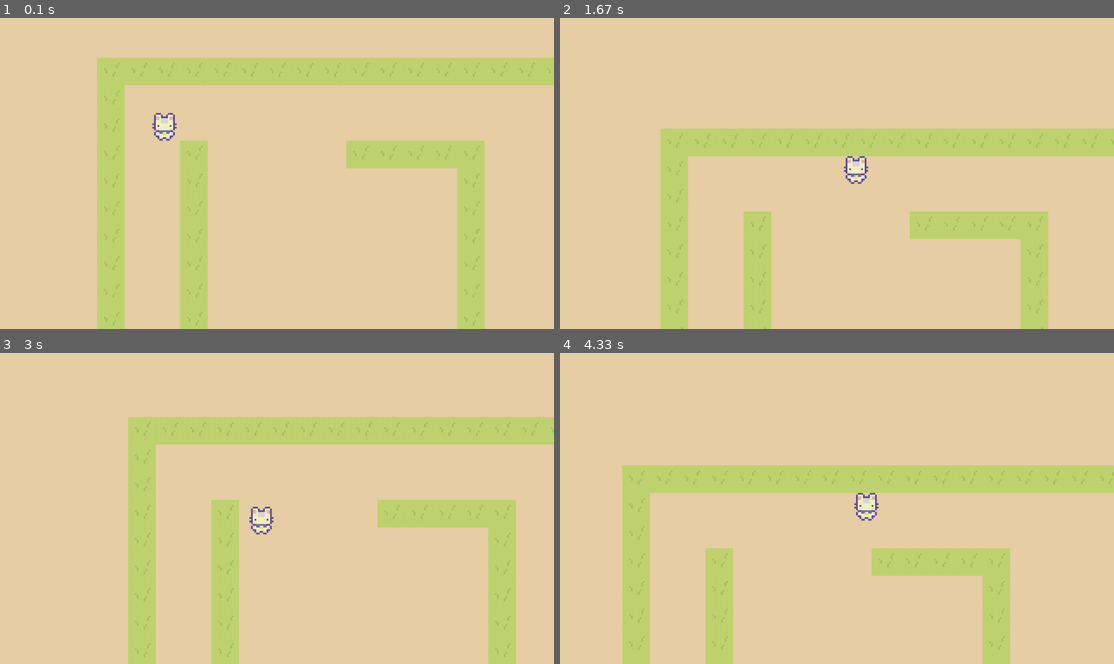
Above: before the commit, frames 1-4 (two rows, left to right).
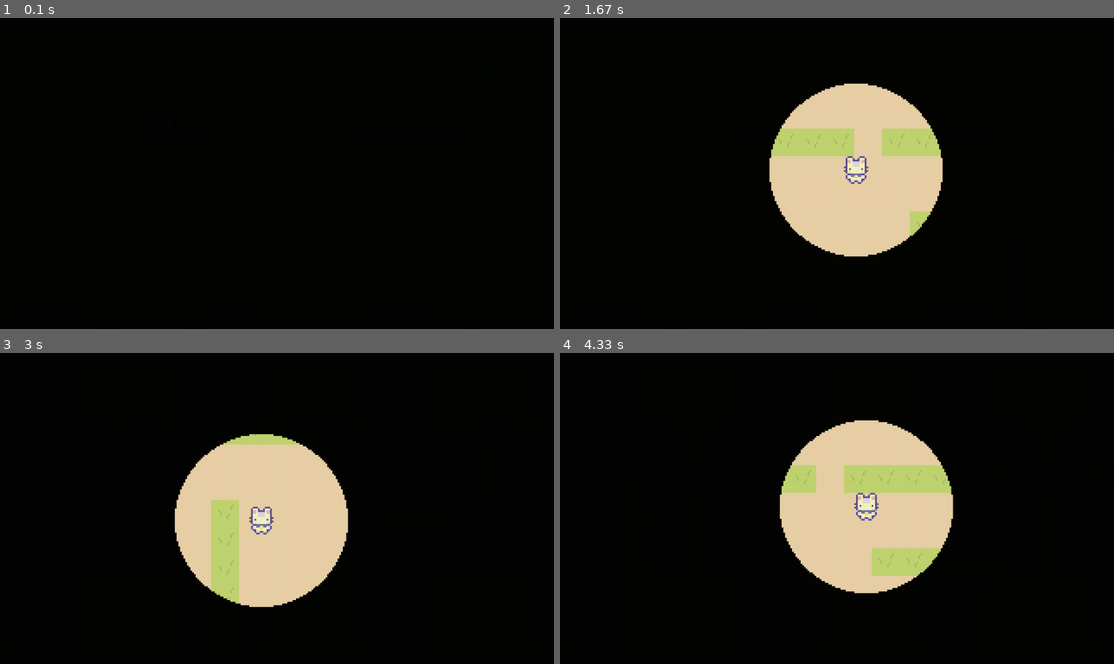
Above: after the commit, the same moments.

Repository: SushiOnToast/pygame-community-spring-jam-2025
Game: pygame game, started from code/main.py
Two runs of this game, one before a commit and one after it. Both use one fixed random seed, a clock stepped at 60 frames per second and the inputs below.
Inputs:
- Up to frame 1 (0.1 s): no input
- Up to frame 2 (1.67 s): tap Space at 0.33, 0.73, 1.03, 1.23, 1.57 s; hold D 0.67-1.13 s; hold W 1.17-1.47 s; hold D from 1.5 s (still down)
- Up to frame 3 (3 s): tap Space at 1.87, 2.07, 2.37, 2.63, 2.97 s; release D at 1.97 s; hold A 2-2.53 s; hold S 2.57-2.87 s; hold A from 2.9 s (still down)
- Up to frame 4 (4.33 s): tap Space at 3.27, 3.4, 3.8, 4.1 s; release A at 3.3 s; hold W 3.33-3.7 s; hold D from 3.73 s (still down)

The runs differ from the first frame. In frame 1, 100% of the frame differs, in the area x 0-100%, y 0-100%; in frame 2, 87%; in frame 3, 87%; in frame 4, 87%.

Commit message:
add demo echolocation

Diff:
--- a/code/level.py
+++ b/code/level.py
@@ -13,6 +13,10 @@
     self.visible_sprites = YSortCameraGroup(self.display_surface)
     self.obstacle_sprites = pygame.sprite.Group()
 
+    # overlay mask
+    self.cover_surf = pygame.Surface((WIDTH, HEIGHT))
+    self.cover_surf.set_alpha(OVERLAY_TRANSPARENCY)
+
     self.create_map()
 
   def create_map(self):
@@ -23,10 +27,21 @@
         if col == 'x':
           Tile((x, y), [self.visible_sprites, self.obstacle_sprites], "test")
         if col == 'p':
-          self.player = Player((x, y), [self.visible_sprites], self.obstacle_sprites)
+          self.player = Player((x, y), [self.visible_sprites], self.obstacle_sprites, self.cover_surf)
+
+  def render(self):
+    self.visible_sprites.custom_draw(self.player)
+
+    self.cover_surf.fill('black')
+    self.cover_surf.set_colorkey(COLORKEY)
+
+    self.player.echolocation(self.visible_sprites.offset)
+
+    self.cover_surf.set_alpha(OVERLAY_TRANSPARENCY)
+    self.display_surface.blit(self.cover_surf, (0, 0))
 
   def run(self):
-    self.visible_sprites.custom_draw(self.player)
+    self.render()
     self.visible_sprites.update()
 
 
--- a/code/player.py
+++ b/code/player.py
@@ -1,18 +1,32 @@
 import pygame
+from settings import *
 
 
 class Player(pygame.sprite.Sprite):
 
-  def __init__(self, pos, groups, obstacle_sprites):
+  def __init__(self, pos, groups, obstacle_sprites, cover_surf):
     super().__init__(groups)
+
+    self.cover_surf = cover_surf
 
     self.image = pygame.image.load("../graphics/test/player.png").convert_alpha()
     self.rect = self.image.get_rect(topleft=pos)
 
     # movement
     self.direction = pygame.math.Vector2()
+    self.is_moving = False
     self.speed = 2
     self.obstacle_sprites = obstacle_sprites
+
+    # echolocation feature
+    self.echo_radius = 50
+    self.is_doing_echolocation = False
+    self.echolocation_time = 0
+    self.echolocation_duration = 2000
+
+    # status
+    self.status = "idle"
+    self.orientation = "up"
 
   def input(self):
     keys = pygame.key.get_pressed()
@@ -30,6 +44,10 @@
       self.direction.x = 1
     else:
       self.direction.x = 0
+
+    if keys[pygame.K_SPACE] and not self.is_doing_echolocation:
+      self.is_doing_echolocation = True
+      self.echolocation_time = pygame.time.get_ticks()
 
   def move(self, speed):
     if self.direction.magnitude() != 0:
@@ -54,6 +72,24 @@
           if self.direction.y < 0:  # moving up
             self.rect.top = sprite.rect.bottom
 
+  def cooldowns(self):
+    current_time = pygame.time.get_ticks()
+
+    if (current_time - self.echolocation_time) >= self.echolocation_duration:
+      self.is_doing_echolocation = False
+
+  def echolocation(self, camera_offset):
+    if self.is_doing_echolocation:
+        # Draw circle in screen space (accounting for camera position)
+        pygame.draw.circle(
+            self.cover_surf,
+            COLORKEY,
+            (self.rect.centerx - camera_offset.x,
+              self.rect.centery - camera_offset.y),
+            self.echo_radius
+        )
+
   def update(self):
     self.input()
     self.move(self.speed)
+    self.cooldowns()
--- a/code/settings.py
+++ b/code/settings.py
@@ -1,16 +1,21 @@
 # game setup
+WINDOW_WIDTH = 1280
+WINDOW_HEIGHT = 720
 SCALE_FACTOR = 4
-WIDTH = 1280/SCALE_FACTOR
-HEIGHT = 720/SCALE_FACTOR
+WIDTH = WINDOW_WIDTH/SCALE_FACTOR
+HEIGHT = WINDOW_HEIGHT/SCALE_FACTOR
 FPS = 60
 TILESIZE = 16
 
+OVERLAY_TRANSPARENCY = 250
+
 # colours
 BG_COLOR = "#e8cfa6"
+COLORKEY = "#00ff00"
 
 WORLD_MAP = [
     [
-        'x', 'x', 'x', 'x', 'x', 'x', 'x', 'x', 'x', 'x', 'x', 'x', 'x', 'x',
+        'x', 'x', 'x', 'x', 'x', 'x', 'x', ' ', 'x', 'x', 'x', 'x', 'x', 'x',
         'x', 'x', 'x', 'x', 'x', 'x'
     ],
     [
